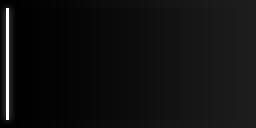
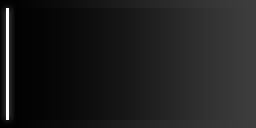
The second 256x128 image is a revision of the first. Changes to its layers:
pixels changed over 28, 0, 256, 128 (layer not identified)
